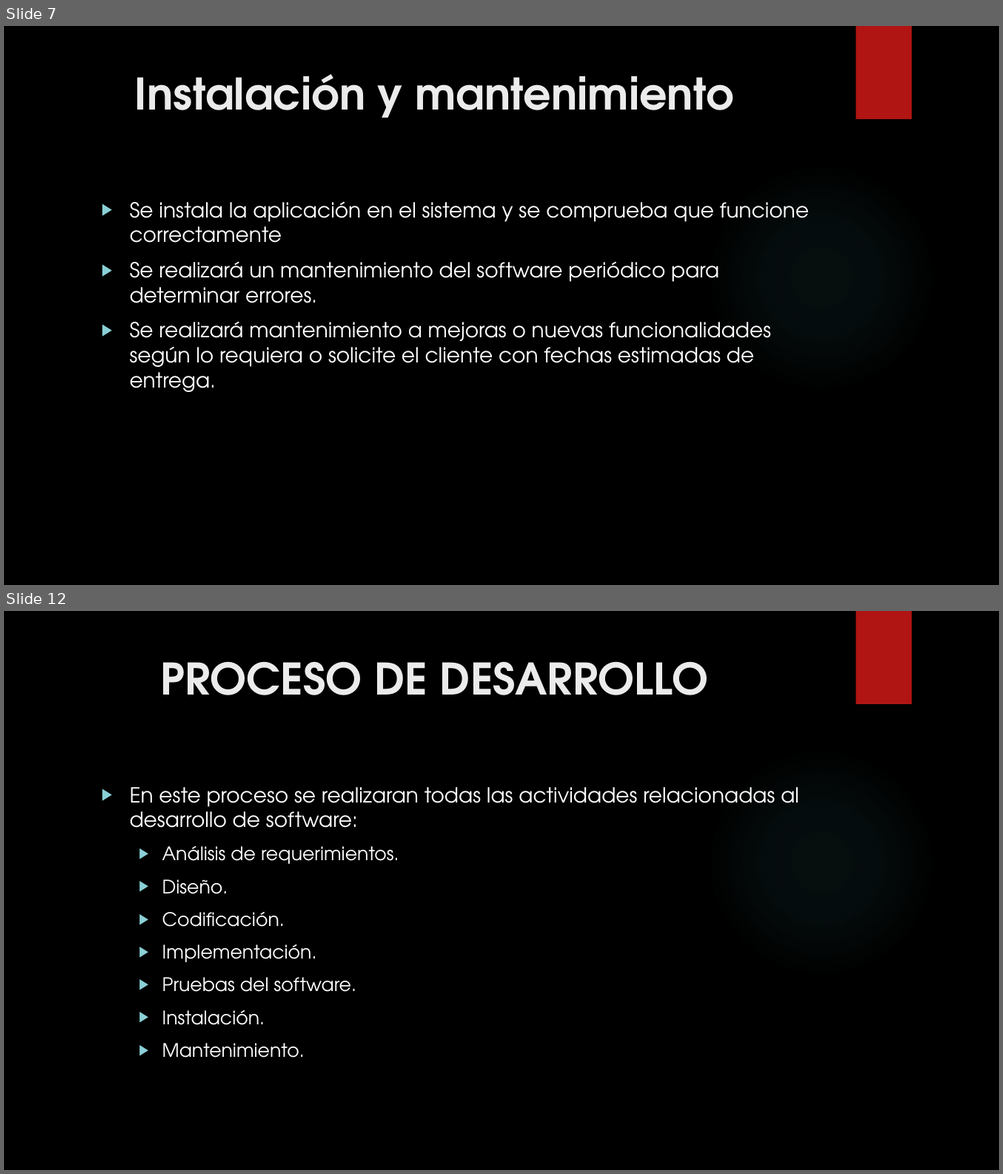
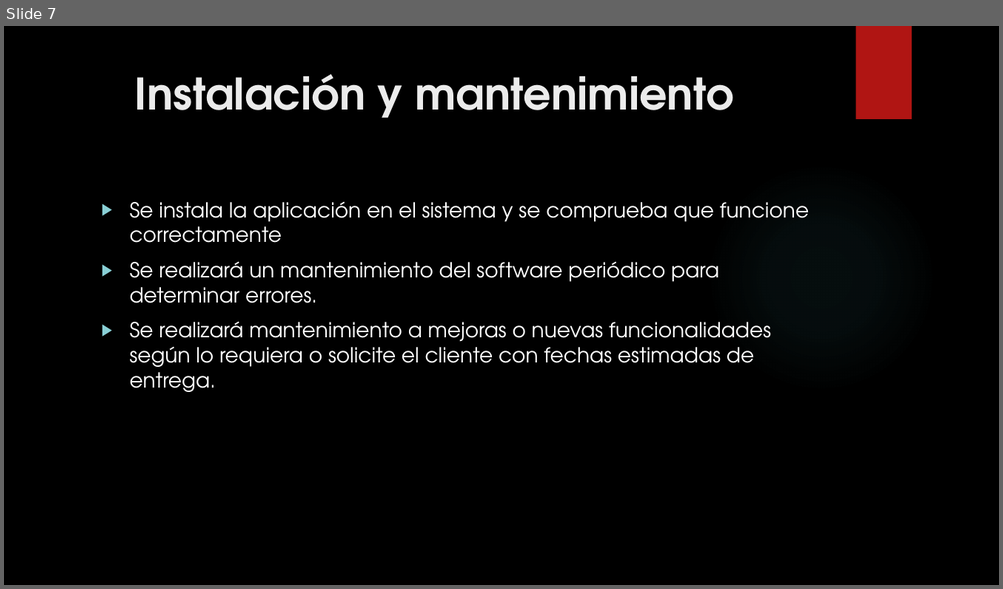
Before and after one commit to JairoVargasGonzalez/Tecno, a slide deck: ProjectoAplicacionesIIReparado/DocumentaciónYVideo/CICLO DE VIDA DEL SOFTWARE.pptx. Shown one above the other, each under a label of ours: slides 7 and 12 before the commit, slide 7 after it; the slides between them are not shown. The pictures are 1003x1174 and 1003x589 pixels, drawn with LibreOffice and Linux fonts; fonts in the diff are those of the drawing; background and template pictures are left out. Boxes give left, top, right and bottom in pixels: in the first picture for what was removed or moved away, otherwise in the second. Text is boxed around its words. In the diff, an @@ line names an element or a change of style, - is before the commit and + after.

```diff
--- a/ProjectoAplicacionesIIReparado/DocumentaciónYVideo/CICLO DE VIDA DEL SOFTWARE.pptx
+++ b/ProjectoAplicacionesIIReparado/DocumentaciónYVideo/CICLO DE VIDA DEL SOFTWARE.pptx
@@ slide 12 removed at bbox=[4, 611, 999, 1170], background picture (left out); not listed: 2 template elements that a slide beside it also shows @@
@@ title removed at bbox=[160, 661, 708, 695] @@
-PROCESO DE DESARROLLO
@@ text removed at bbox=[130, 787, 799, 1058] @@
-▶ En este proceso se realizaran todas las actividades relacionadas al desarrollo de software:
-  ▶ Análisis de requerimientos.
-  ▶ Diseño.
-  ▶ Codificación.
-  ▶ Implementación.
-  ▶ Pruebas del software.
-  ▶ Instalación.
-  ▶ Mantenimiento.
```
Also in this commit, not shown: 6 slides changed, 6 slides added, 5 other slides removed, 3 other files.
